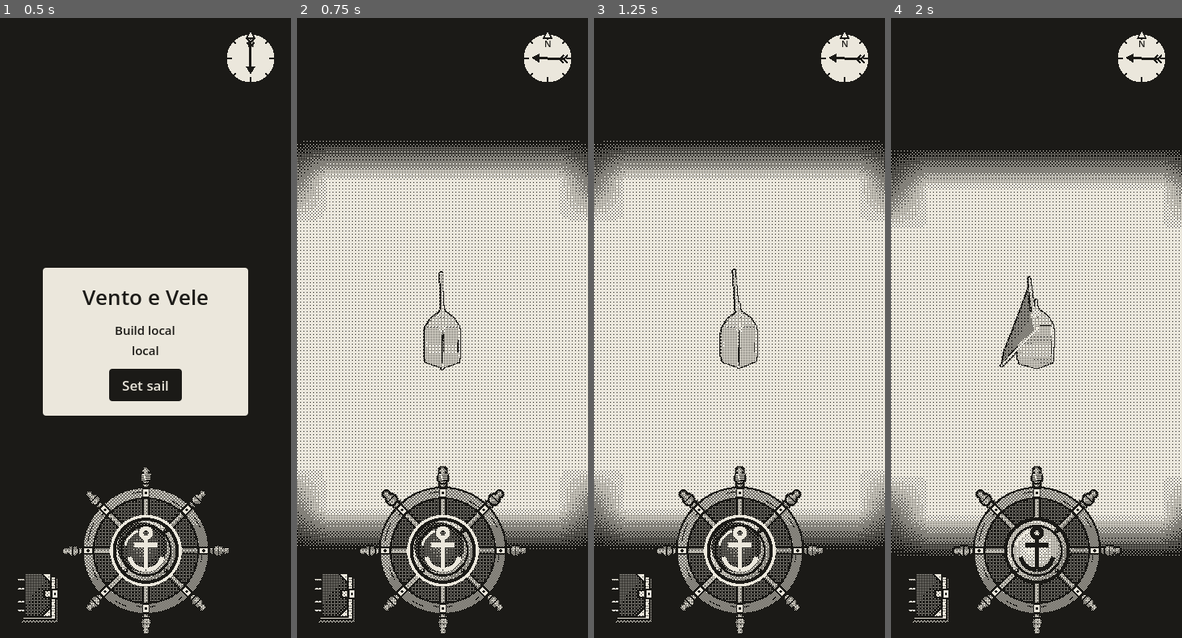
Above: before the commit, frames 1-4 (left to right).
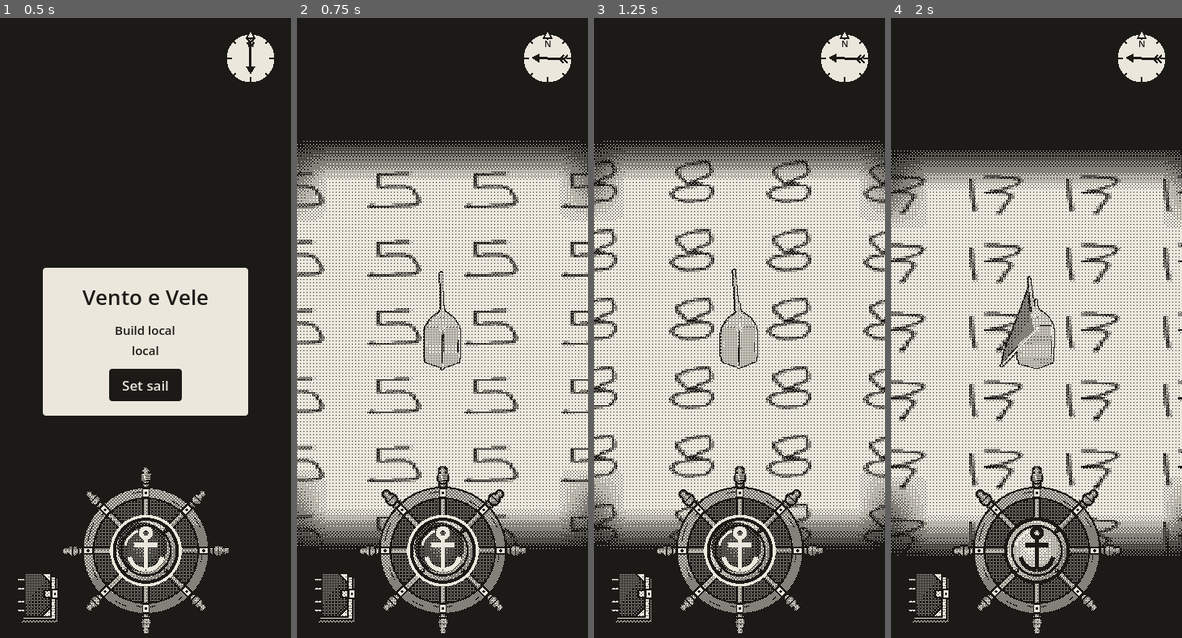
Above: after the commit, the same moments.

Repository: EnricoLabarile/Sail
Game: Godot game, scene res://Assets/Scenes/Overworld.tscn
The game is run twice, just before and just after one commit, with the same random seed, the same clock (stepped at 60 frames per second) and the same inputs.
Inputs (mouse positions are in pixels of both pictures, inside the frame that each line leads up to):
- Up to frame 1 (0.5 s): no input
- Up to frame 2 (0.75 s): click "Set sail" at 0.5 s
- Up to frame 3 (1.25 s): no input
- Up to frame 4 (2 s): tap Enter (ui_accept) at 1.25 s; drag from (1036, 545) to (1065, 197) at 1.27 s

Frame 1 is identical in both runs. In frame 2, 2.6% of the frame differs, in the area x 0-100%, y 24-86%; in frame 3, 3.4%, in the area x 0-100%, y 22-86%; in frame 4, 3.0%.

Commit message:
Sea: Enrico's sea_tex.png wired into the material (4 x 4 flipbook), imported without VRAM compression
Co-Authored-By: Claude Opus 5.5 <noreply@anthropic.com>
Claude-Session: https://claude.ai/code/session_0154zeqDuhZHz7ZXLE21BuMs

Diff:
--- a/Assets/Landscape/world/sea.tscn
+++ b/Assets/Landscape/world/sea.tscn
@@ -2,9 +2,13 @@
 
 [ext_resource type="Shader" uid="uid://y01s8ugtrxyq" path="res://Assets/Landscape/world/sea.gdshader" id="2_sea"]
 [ext_resource type="Script" path="res://Assets/Landscape/world/sea.gd" id="5_script"]
+[ext_resource type="Texture2D" uid="uid://cq3g250kg05in" path="res://Assets/Landscape/world/sea_tex.png" id="6_tex"]
 
 [sub_resource type="ShaderMaterial" id="Mat_sea"]
 shader = ExtResource("2_sea")
+shader_parameter/sea_tex = ExtResource("6_tex")
+shader_parameter/frames_x = 4
+shader_parameter/frames_y = 4
 
 [sub_resource type="PlaneMesh" id="Mesh_sea"]
 material = SubResource("Mat_sea")
Not shown, changed: Assets/Landscape/world/sea_tex.png.import
Not shown, changed: CLAUDE.md
